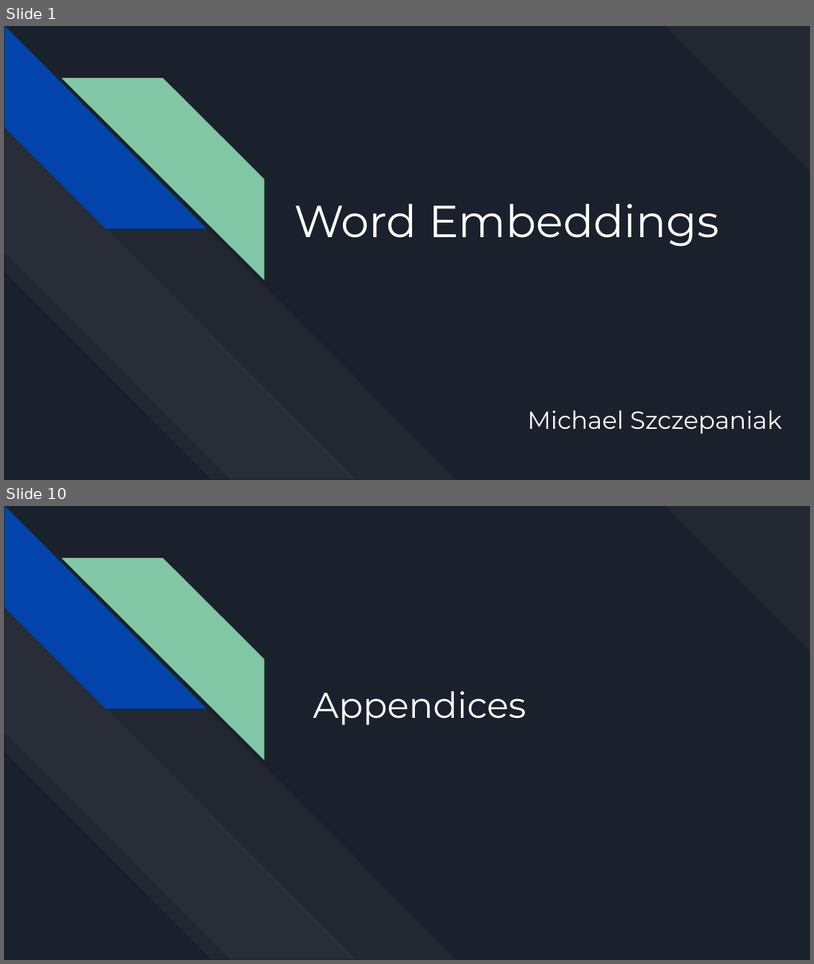
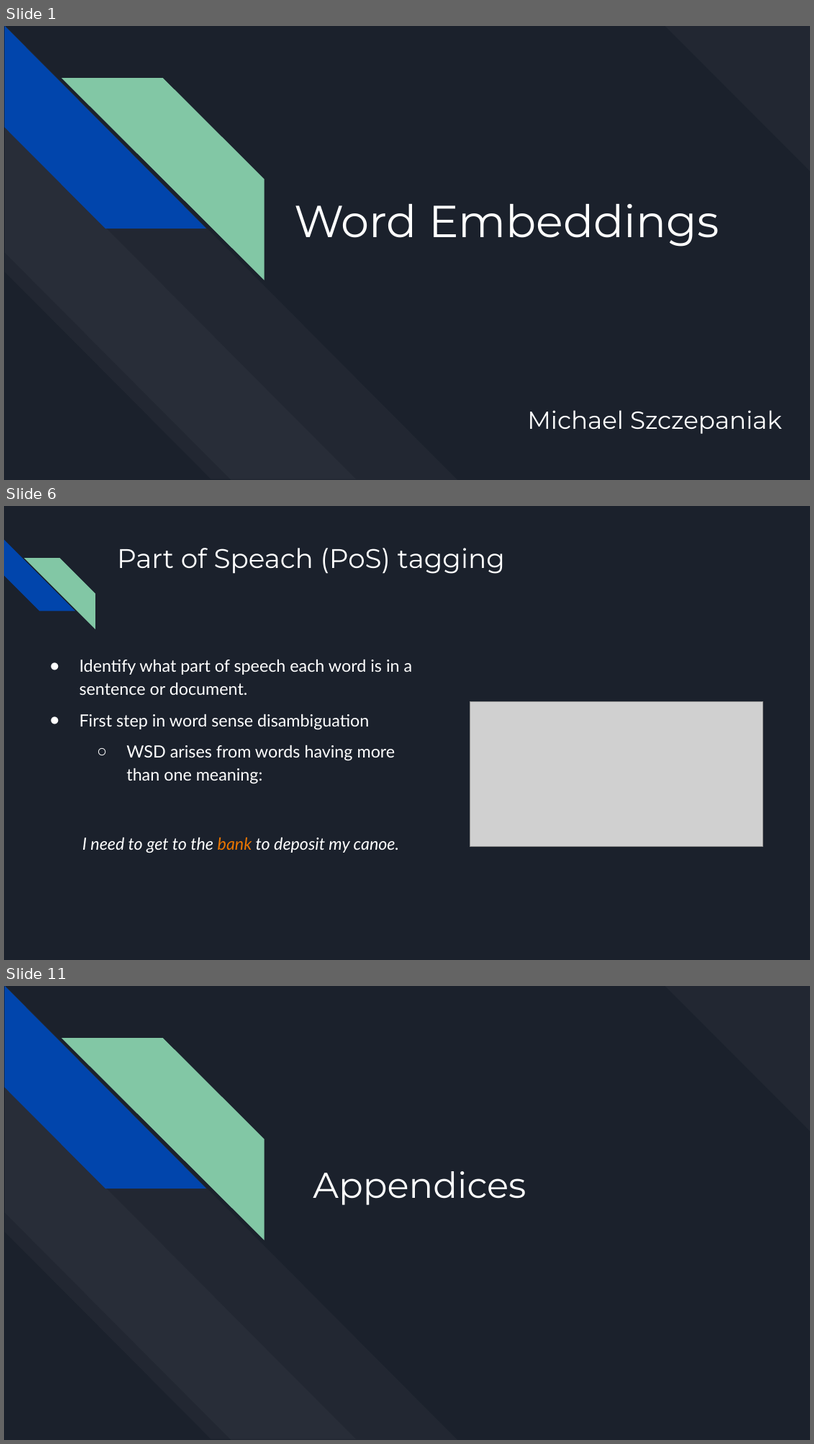
Before and after one commit to MichaelSzczepaniak/WordEmbeddings, a slide deck: word_embeddings_30min.odp. Shown one above the other, each under a label of ours: slides 1 and 10 before the commit, slides 1, 6 and 11 after it; the slides between them are not shown. The pictures are 814x964 and 814x1444 pixels, drawn with LibreOffice and Linux fonts; fonts in the diff are those of the drawing; grey boxes stand for pictures. Boxes give left, top, right and bottom in pixels: in the first picture for what was removed or moved away, otherwise in the second. Text is boxed around its words. In the diff, an @@ line names an element or a change of style, - is before the commit and + after.

```diff
--- a/word_embeddings_30min.odp
+++ b/word_embeddings_30min.odp
@@ slide 6 added at (4, 506, 810, 960), background #1B212C @@
@@ diag stripe added at (4, 540, 75, 611), fill #0145AC @@
@@ title added at (117, 548, 505, 574), 24 pt, text #FFFFFF @@
+Part of Speach (PoS) tagging
@@ diag stripe added at (24, 558, 95, 628), fill #82C7A5 @@
@@ text added at (80, 659, 413, 784), 15 pt, text #FFFFFF @@
+● Identify what part of speech each word is in a sentence or document.
+● First step in word sense disambiguation
+  ○ WSD arises from words having more than one meaning:
@@ picture added at (470, 701, 764, 847) @@
@@ text added at (82, 837, 399, 853), 15 pt, text #FFFFFF, italic @@
+I need to get to the bank to deposit my canoe.
@@ what was slide 10 is now slide 11 @@
```
Also in this commit, not shown: 7 slides changed, 3 other slides added, 3 slides removed, 1 other file.
